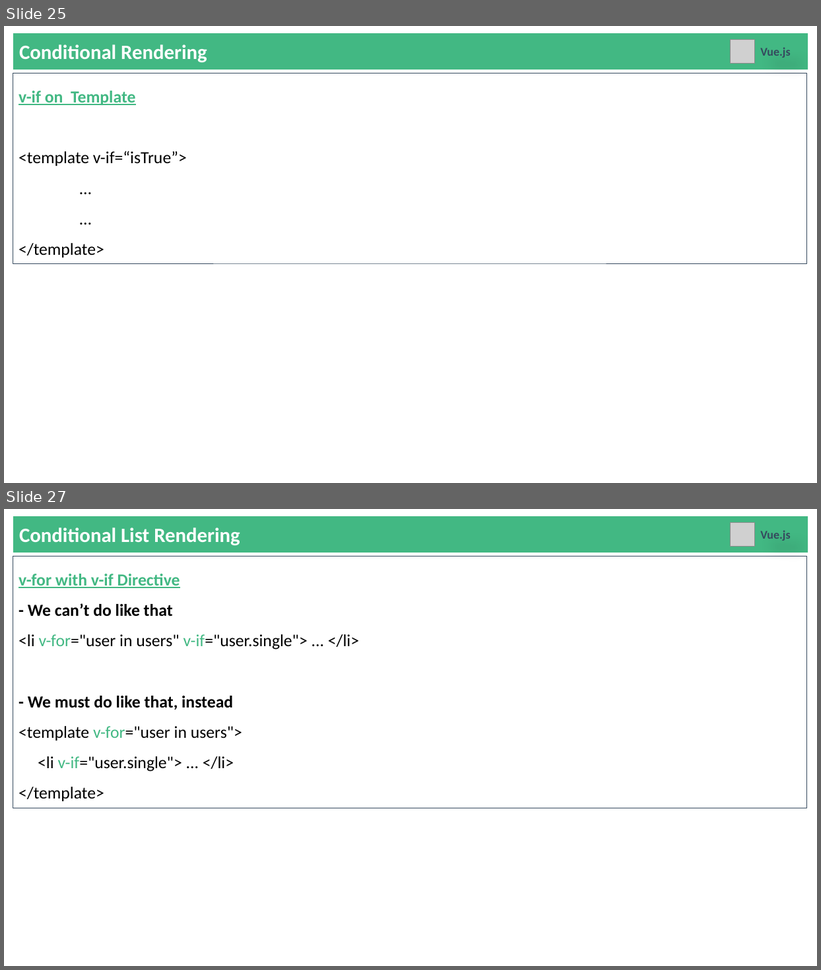
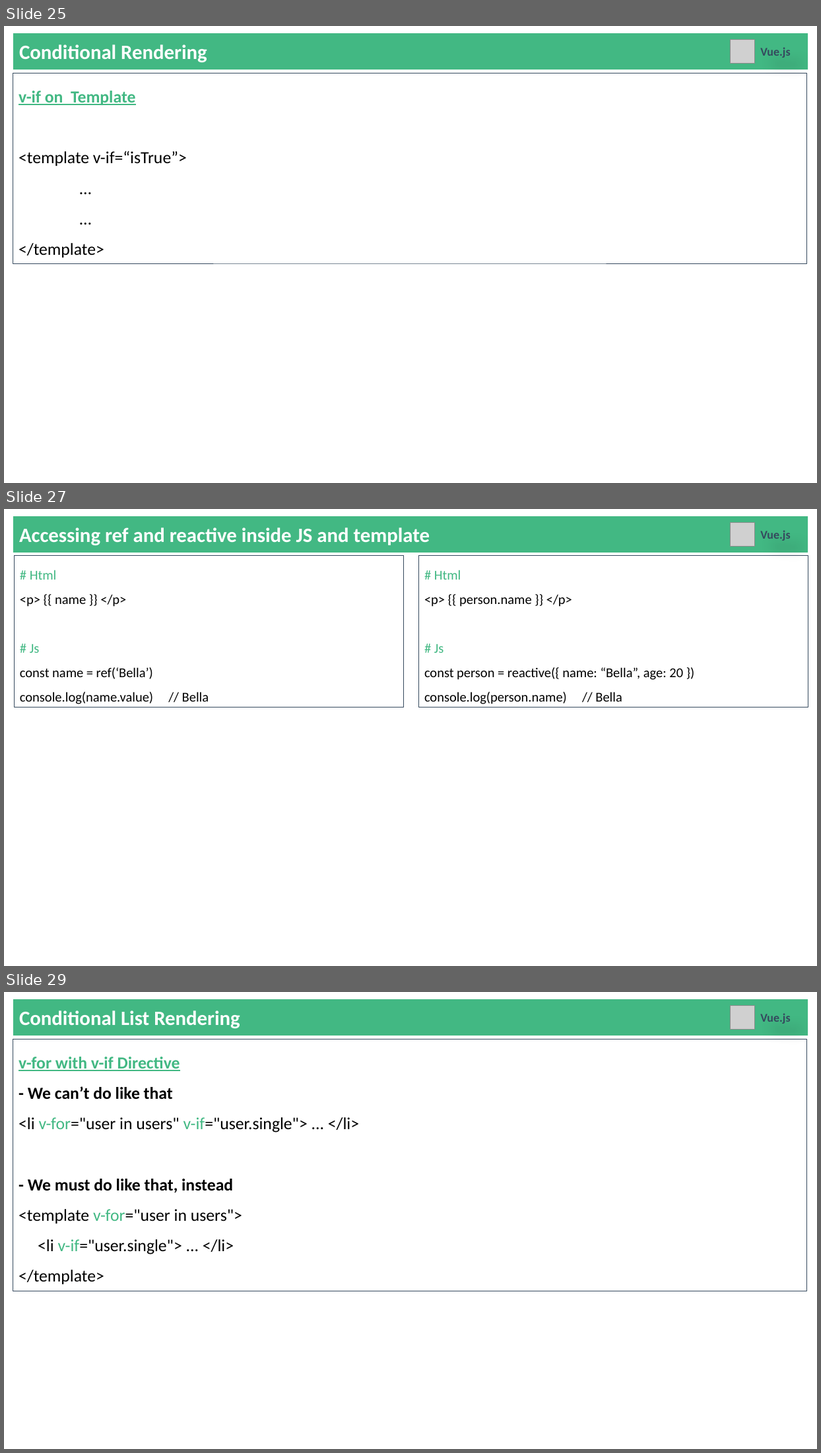
Before and after one commit to YeMyintSoeKMD/vue-creating, a slide deck: 9. Vue.js - Basic to Advance.pptx. Shown one above the other, each under a label of ours: slides 25 and 27 before the commit, slides 25, 27 and 29 after it; the slides between them are not shown. The pictures are 821x970 and 821x1453 pixels, drawn with LibreOffice and Linux fonts; fonts in the diff are those of the drawing; grey boxes stand for pictures. Boxes give left, top, right and bottom in pixels: in the first picture for what was removed or moved away, otherwise in the second. Text is boxed around its words. In the diff, an @@ line names an element or a change of style, - is before the commit and + after.

```diff
--- a/9. Vue.js - Basic to Advance.pptx
+++ b/9. Vue.js - Basic to Advance.pptx
@@ slide 27 added at [4, 509, 817, 966], background #FFFFFF @@
@@ rectangle added at [13, 516, 808, 553], fill #42B883, 24 pt, text #FFFFFF, bold @@
+Accessing ref and reactive inside JS and template
@@ picture added at [731, 522, 755, 547] @@
@@ text added at [760, 530, 790, 541], 14 pt, text #35495E, bold @@
+Vue.js
@@ rectangle added at [14, 555, 403, 706], outline #35495E 0.25 pt, 16 pt, text #000000 @@
+# Html
+<p> {{ name }} </p>
+# Js
+const name = ref(‘Bella’)
+console.log(name.value) // Bella
@@ rectangle added at [418, 555, 809, 706], outline #35495E 0.25 pt, 16 pt, text #000000 @@
+# Html
+<p> {{ person.name }} </p>
+# Js
+const person = reactive({ name: “Bella”, age: 20 })
+console.log(person.name) // Bella
@@ what was slide 27 is now slide 29 @@
```
Also in this commit, not shown: 11 slides changed, 6 other slides added, 10 other files.
